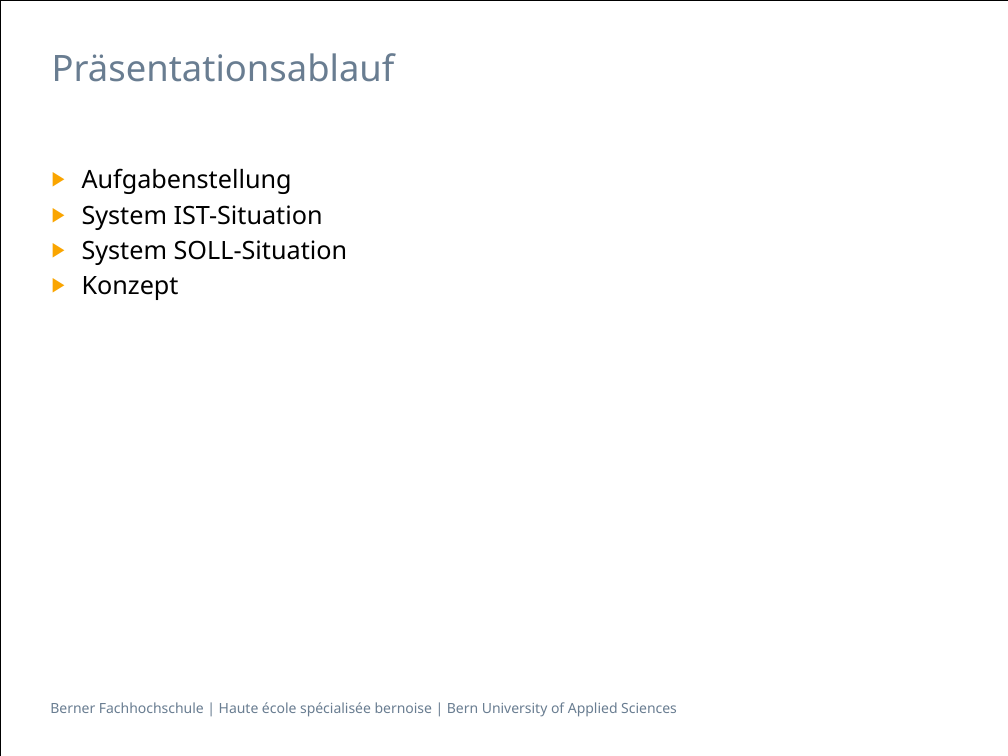
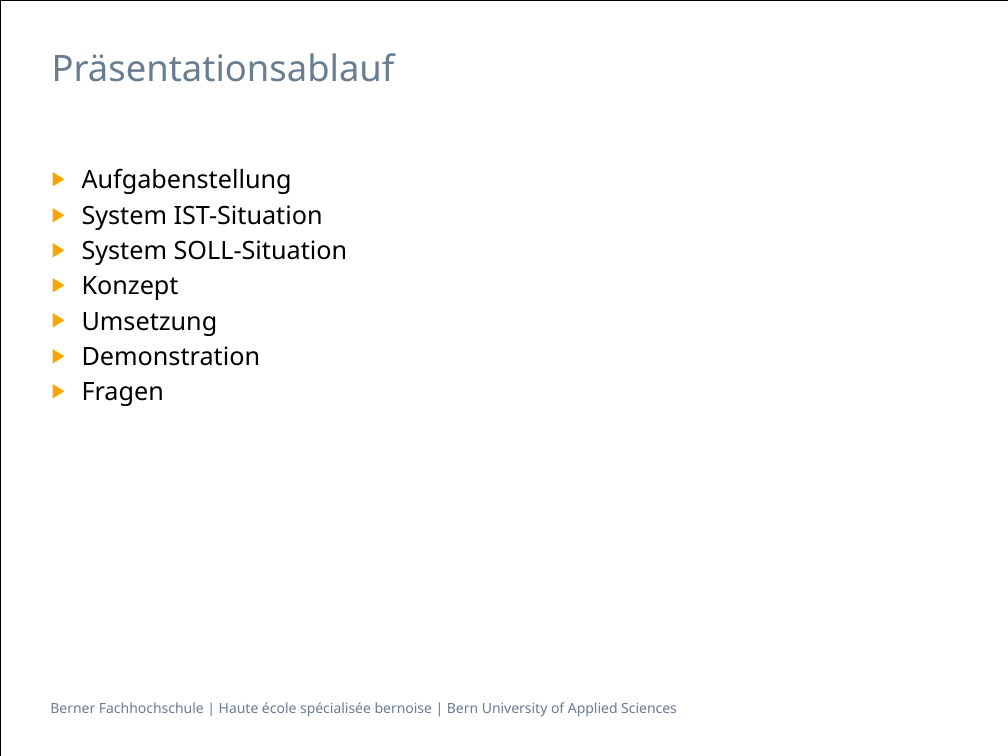
Before and after one commit to ramol1/MisMatrix, a slide deck: slide 2 of documentation/mismatrix_zwischenreview_präsentation.pptx. Drawn at 1008x756 pixels with LibreOffice and Linux fonts; fonts in the diff are those of the drawing. Boxes give left, top, right and bottom in pixels: in the first picture for what was removed or moved away, otherwise in the second. Text is boxed around its words. In the diff, an @@ line names an element or a change of style, - is before the commit and + after.

```diff
--- a/documentation/mismatrix_zwischenreview_präsentation.pptx
+++ b/documentation/mismatrix_zwischenreview_präsentation.pptx
@@ text at box(82, 312, 261, 406): paragraphs added @@
+▶ Umsetzung
+▶ Demonstration
+▶ Fragen
```
Also in this commit, not shown: 3 slides added.
